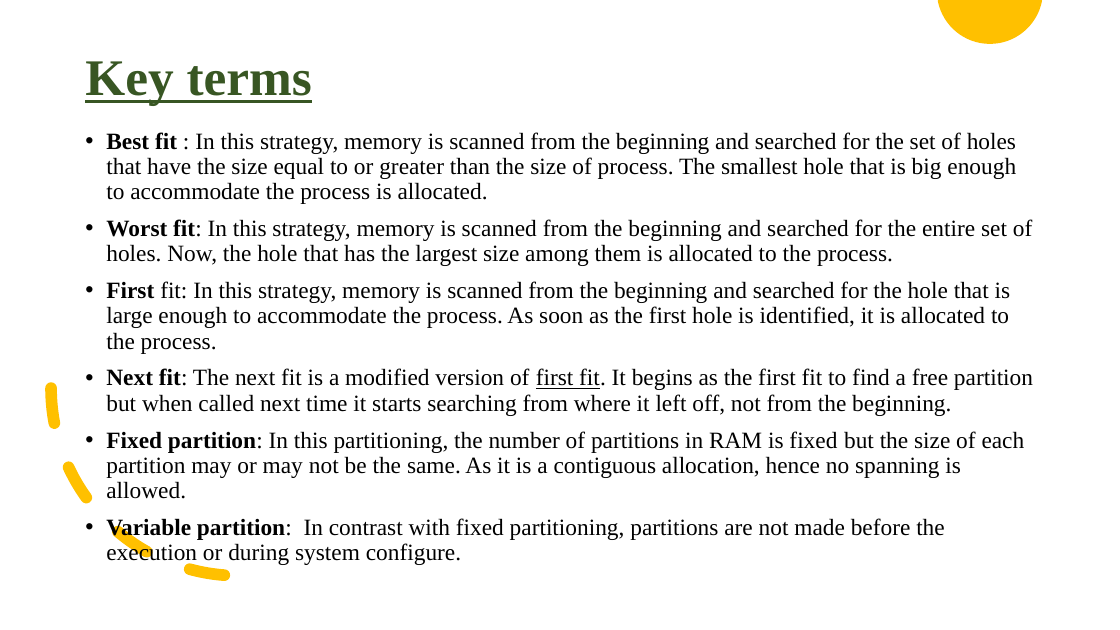
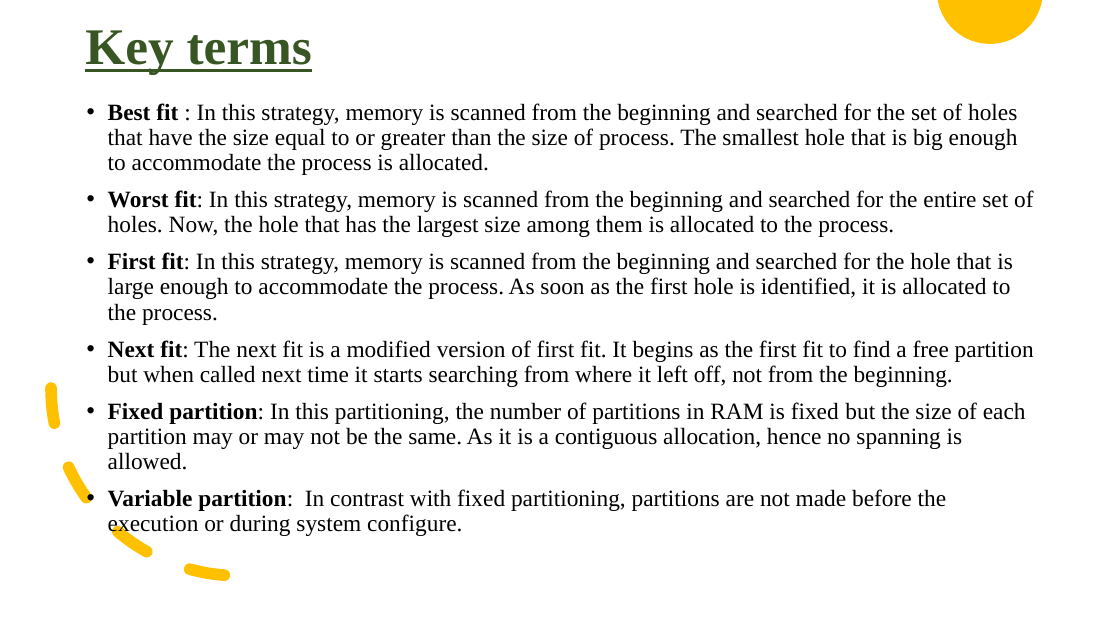
Before and after one commit to Vanshak77/OperatingSystem, a slide deck: slide 5 of Project- Memory Management Stimulator/OS PROJECT.pptx. Drawn at 1120x630 pixels with LibreOffice and Linux fonts; fonts in the diff are those of the drawing. Boxes give left, top, right and bottom in pixels: in the first picture for what was removed or moved away, otherwise in the second. Text is boxed around its words. In the diff, an @@ line names an element or a change of style, - is before the commit and + after.

```diff
--- a/Project- Memory Management Stimulator/OS PROJECT.pptx
+++ b/Project- Memory Management Stimulator/OS PROJECT.pptx
@@ title "Key terms": place and size @@
-title "Key terms" at [85,61,312,106]
+title "Key terms" at [85,30,312,75]
@@ text "Best fit : In this ...": place and size @@
-text "Best fit : In this ..." at [106,132,1033,566]
+text "Best fit : In this ..." at [108,103,1034,537]
@@ text at [108,252,1034,387]: bold on in "fit:"; underline off in "first fit." @@
```
Also in this commit, not shown: 3 other slides changed, 12 slides added, 1 other file.
